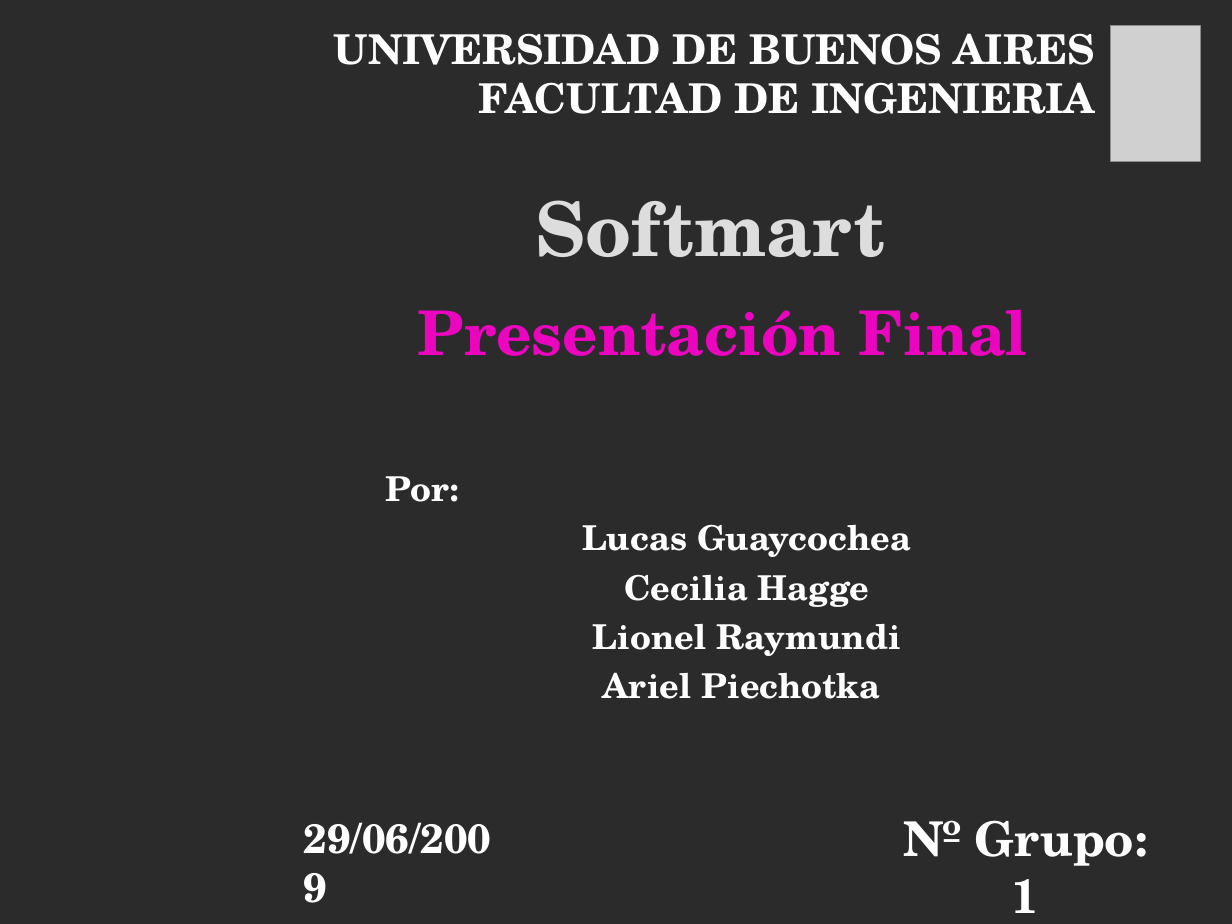
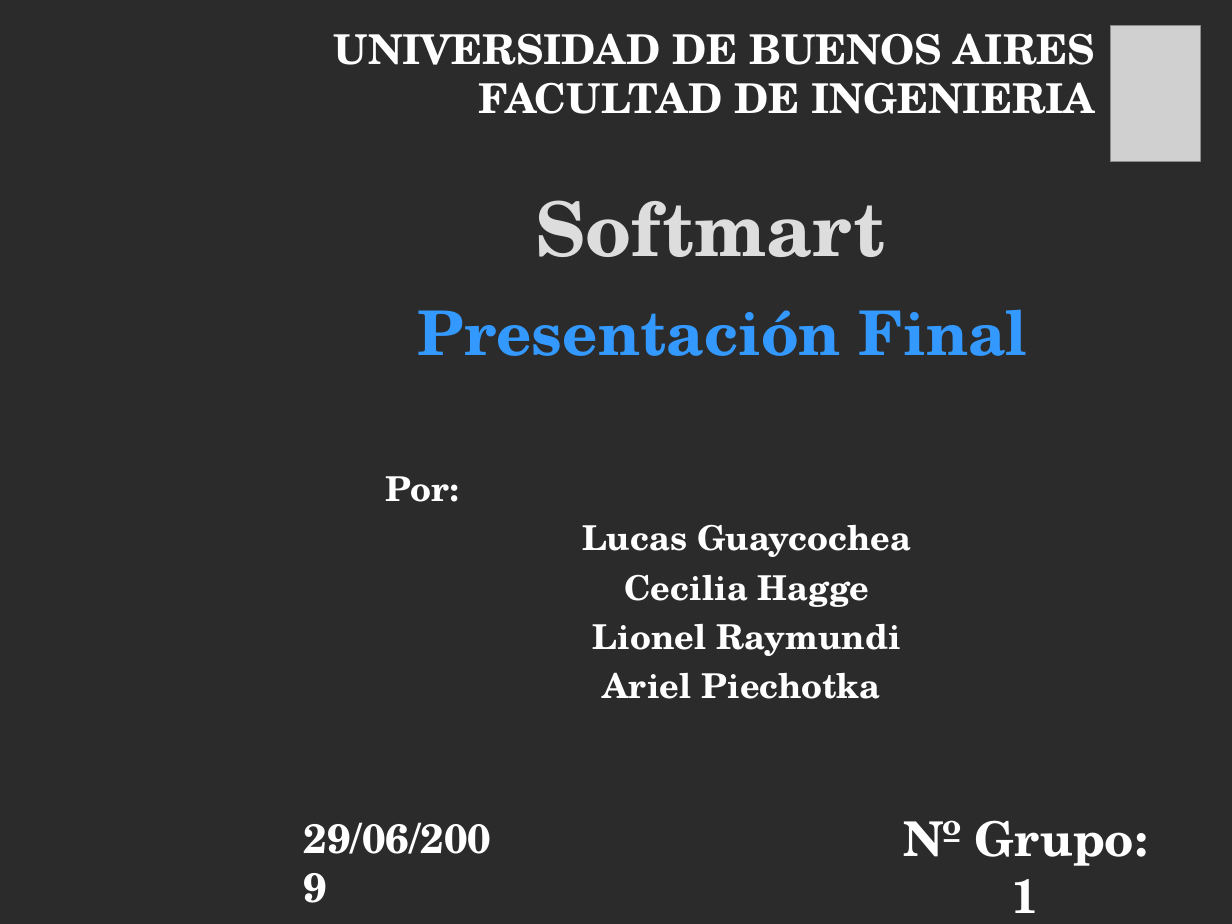
Before and after one commit to emmanuelfls371/softmart7547, a slide deck: slide 1 of docs/CarpetaEntrega/PresFinal.ppt. Drawn at 1232x924 pixels with LibreOffice and Linux fonts; fonts in the diff are those of the drawing; grey boxes stand for pictures; background and template pictures are left out; a plain dark background stands for a picture behind light text. Boxes give left, top, right and bottom in pixels: in the first picture for what was removed or moved away, otherwise in the second. Text is boxed around its words. In the diff, an @@ line names an element or a change of style, - is before the commit and + after.

```diff
--- a/docs/CarpetaEntrega/PresFinal.ppt
+++ b/docs/CarpetaEntrega/PresFinal.ppt
@@ text "Presentación Final" at (x1=418, y1=309, x2=1028, y2=356): text colour #EB05BF to #3399FF @@
```
Also in this commit, not shown: 17 other slides changed, 6 slides added, 10 slides removed.
